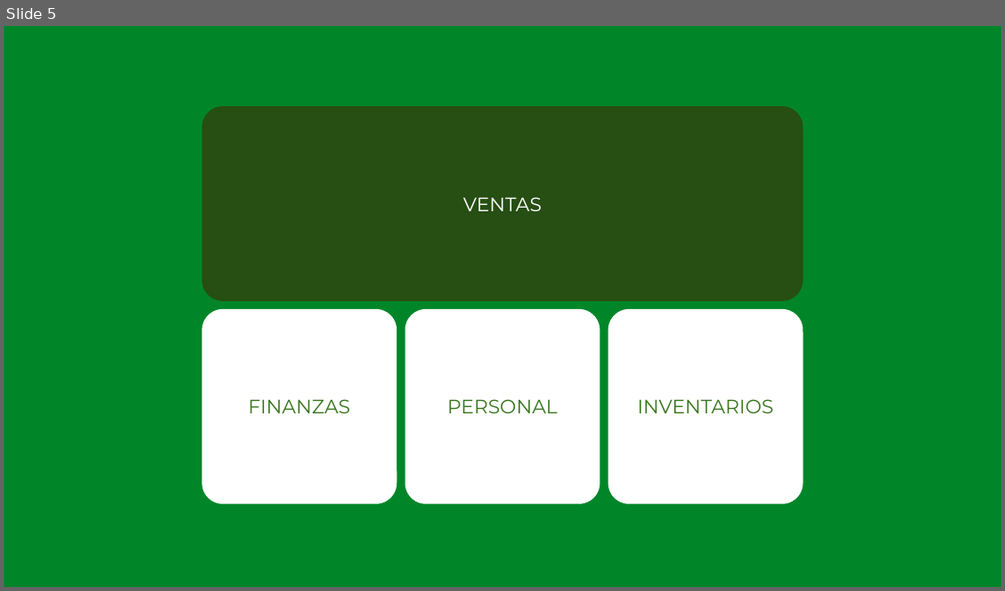
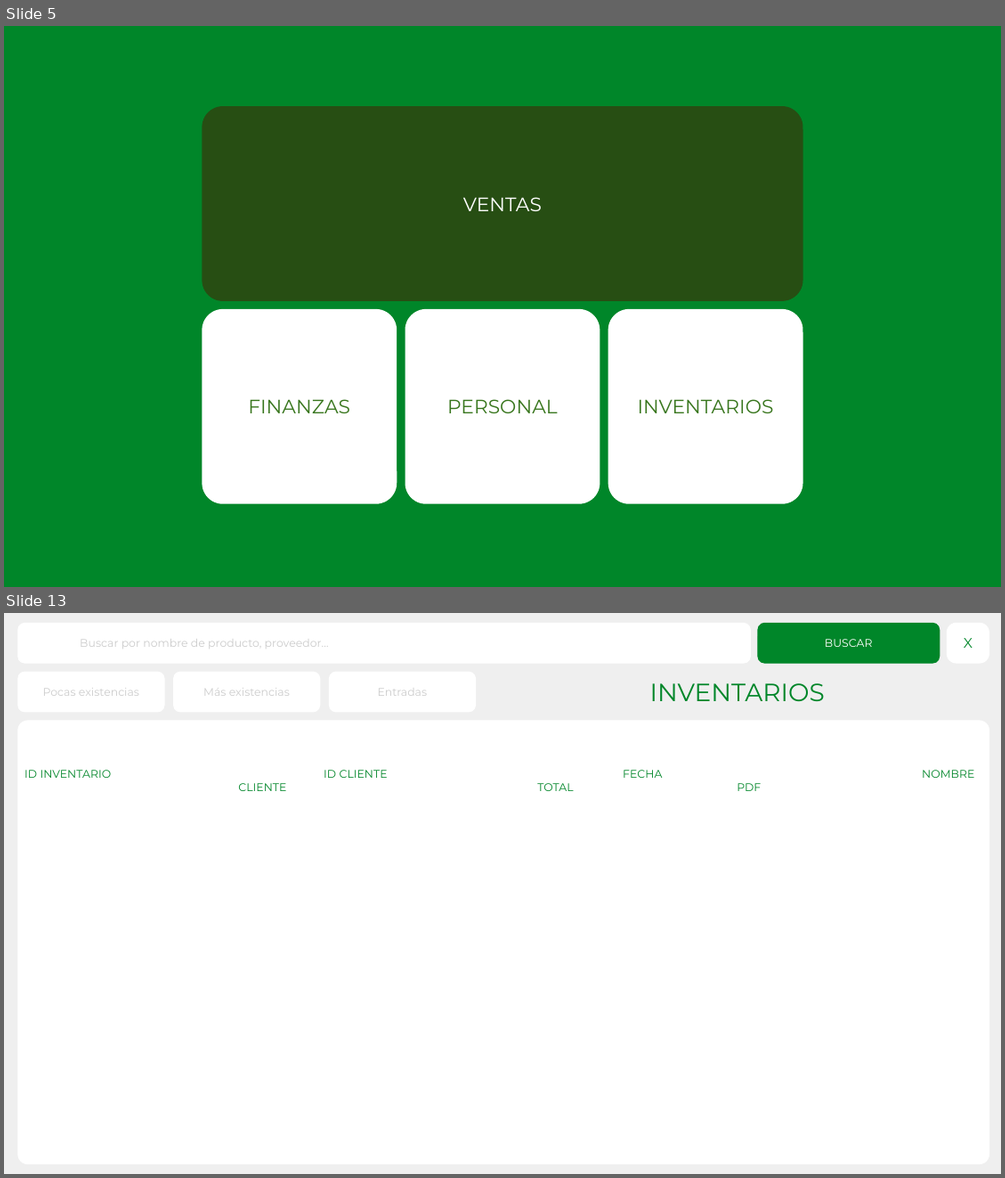
Before and after one commit to edwynacosta/PALMA-WEB, a slide deck: Listas de Interfaces PALMA Software.pptx. Shown one above the other, each under a label of ours: slide 5 before the commit, slides 5 and 13 after it; the slides between them are not shown. The pictures are 1005x591 and 1005x1178 pixels, drawn with LibreOffice and Linux fonts; fonts in the diff are those of the drawing. Boxes give left, top, right and bottom in pixels: in the first picture for what was removed or moved away, otherwise in the second. Text is boxed around its words. In the diff, an @@ line names an element or a change of style, - is before the commit and + after.

```diff
--- a/Listas de Interfaces PALMA Software.pptx
+++ b/Listas de Interfaces PALMA Software.pptx
@@ slide 13 added at <box>4,613,1001,1174</box>, background #EFEFEF @@
@@ rounded rectangle added at <box>18,623,750,663</box>, fill #FFFFFF, outline #FFFFFF 0.75 pt, 8 pt, text #CCCCCC @@
+Buscar por nombre de producto, proveedor…
@@ rounded rectangle added at <box>758,623,939,663</box>, fill #008629, outline #008629 0.75 pt, 8 pt, text #FFFFFF @@
+BUSCAR
@@ rounded rectangle added at <box>947,623,989,663</box>, fill #FFFFFF, outline #FFFFFF 0.75 pt, 10 pt, text #008629 @@
+X
@@ rounded rectangle added at <box>18,672,163,712</box>, fill #FFFFFF, outline #FFFFFF 0.75 pt, 8 pt, text #CCCCCC @@
+Pocas existencias
@@ rounded rectangle added at <box>173,672,319,712</box>, fill #FFFFFF, outline #FFFFFF 0.75 pt, 8 pt, text #CCCCCC @@
+Más existencias
@@ rounded rectangle added at <box>329,672,475,712</box>, fill #FFFFFF, outline #FFFFFF 0.75 pt, 8 pt, text #CCCCCC @@
+Entradas
@@ text added at <box>650,683,825,701</box>, 18 pt, text #008629 @@
+INVENTARIOS
@@ rounded rectangle added at <box>18,721,989,1163</box>, fill #FFFFFF, outline #FFFFFF 0.75 pt @@
@@ text added at <box>24,770,974,778</box>, 8 pt, text #008629 @@
+ID INVENTARIO ID CLIENTE FECHA NOMBRE CLIENTE TOTAL PDF
```
Also in this commit, not shown: 4 slides changed, 6 other slides added.
